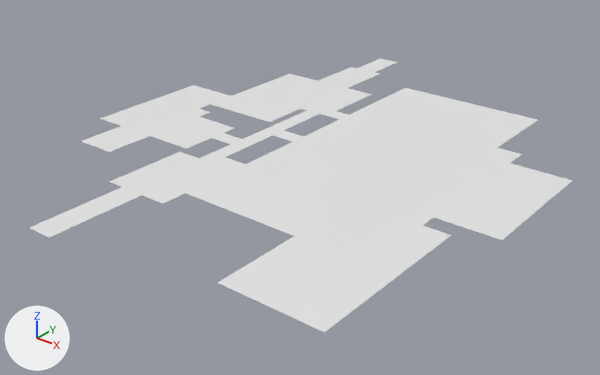
Before and after pictures for a commit that changed the FBX model assets/structural elements/incubation demo level - floor.fbx.
Camera for both pictures: a 50 mm camera at (61.5, -37.0, 36.7) aimed at (8.9, 28.7, -4.1). Lighting does not change. The marker at lower left points along +X, +Y and +Z.

In view in the first picture: 'incubation demo floor'.
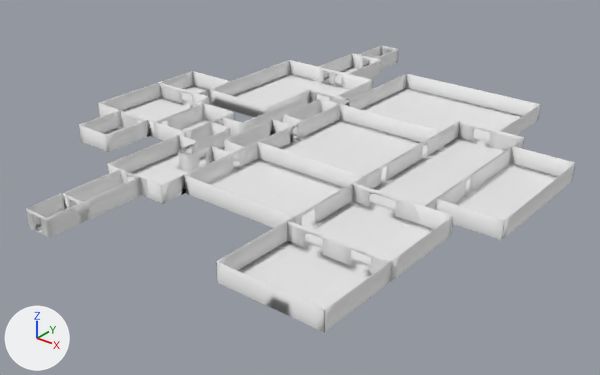
The edits, one by one:
me_plane_000 is used by ob_incubation_demo_floor; location (0.0, 0.0, 0.0).
me_plane_000 had 1956 vertices, 1759 faces and spanned x -17.0..35.0, y 0.0..64.0, z 0.0.
me_plane_000 now has 4029 vertices, 3881 faces and spans x -17.0..35.0, y 0.0..64.0, z 0.0..2.0.
me_plane_000 part 1: 2073 vertices added at x -17.0..35.0, y 0.0..64.0, z 0.0..2.0.

Location of each change, (x1, y1, x2, y2) in pixels of the pictures (600 x 375 px):
'incubation demo floor', reshaped
    before: (30, 59, 573, 332)
    after: (26, 45, 576, 332)
part 1 of me_plane_000, added
    after: (26, 45, 576, 332)
